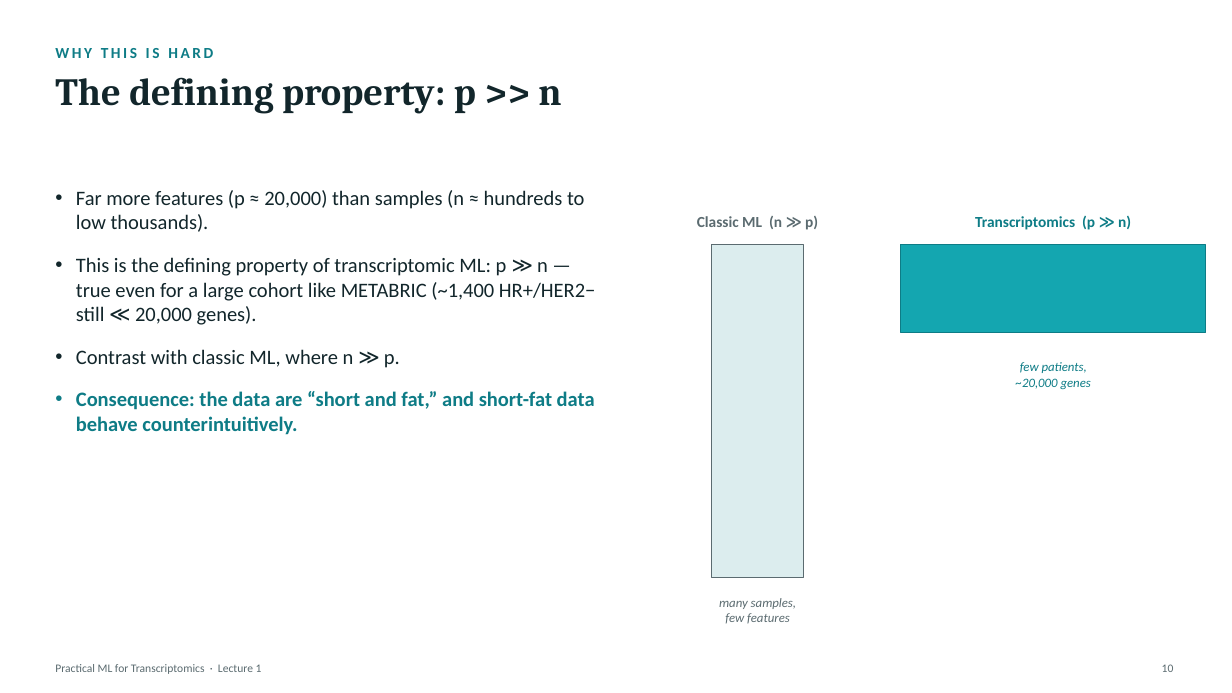
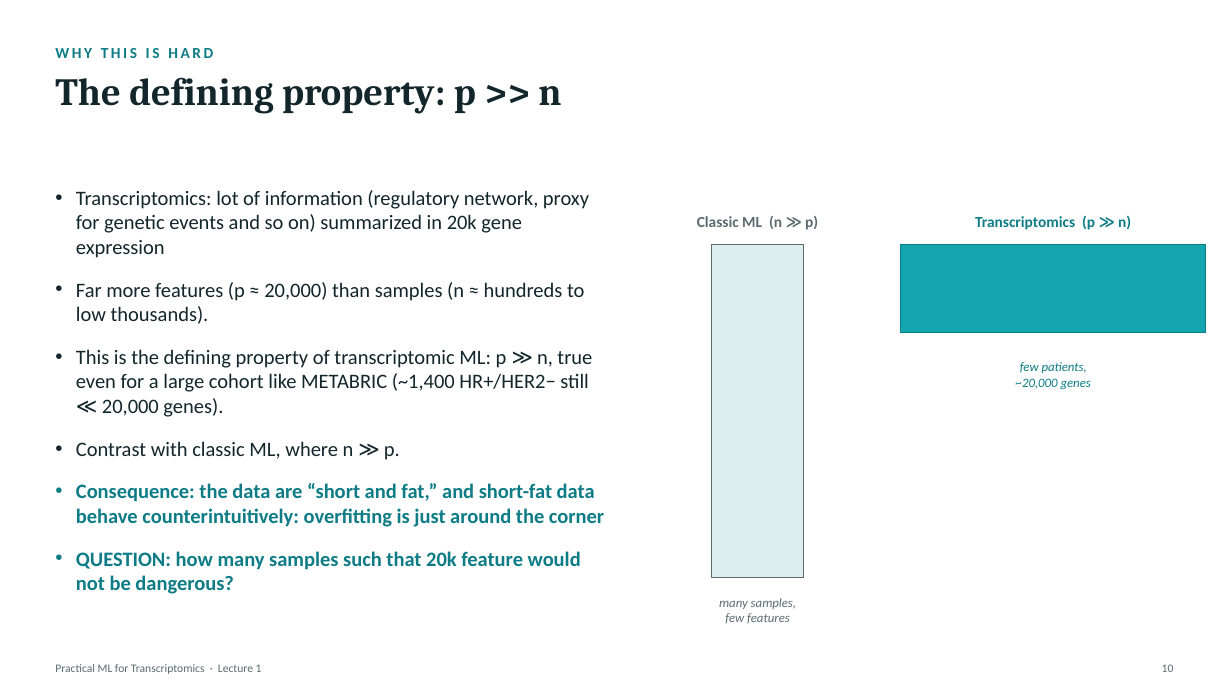
Before and after one commit to zhanyinx/ml26, a slide deck: slide 10 of lessons/lesson01_biological_question/theory/slides/Lecture1 - From Biological Question to ML Problem.pptx. Drawn at 1232x693 pixels with LibreOffice and Linux fonts; fonts in the diff are those of the drawing. Boxes give left, top, right and bottom in pixels: in the first picture for what was removed or moved away, otherwise in the second. Text is boxed around its words. In the diff, an @@ line names an element or a change of style, - is before the commit and + after.

```diff
--- a/lessons/lesson01_biological_question/theory/slides/Lecture1 - From Biological Question to ML Problem.pptx
+++ b/lessons/lesson01_biological_question/theory/slides/Lecture1 - From Biological Question to ML Problem.pptx
@@ text at (76,190,589,258): paragraph added @@
+• Transcriptomics: lot of information (regulatory network, proxy for genetic events and so on) summarized in 20k gene expression
@@ text at (76,349,592,417): text changed @@
-• This is the defining property of transcriptomic ML: p ≫ n — true even for a large cohort like METABRIC (~1,400 HR+/HER2− still ≪ 20,000 genes).
+• This is the defining property of transcriptomic ML: p ≫ n, true even for a large cohort like METABRIC (~1,400 HR+/HER2− still ≪ 20,000 genes).
@@ text at (76,483,604,594): text changed @@
-• Consequence: the data are “short and fat,” and short-fat data behave counterintuitively.
+• Consequence: the data are “short and fat,” and short-fat data behave counterintuitively: overfitting is just around the corner
+• QUESTION: how many samples such that 20k feature would not be dangerous?
```
Also in this commit, not shown: 16 other slides changed, 1 slide removed.
